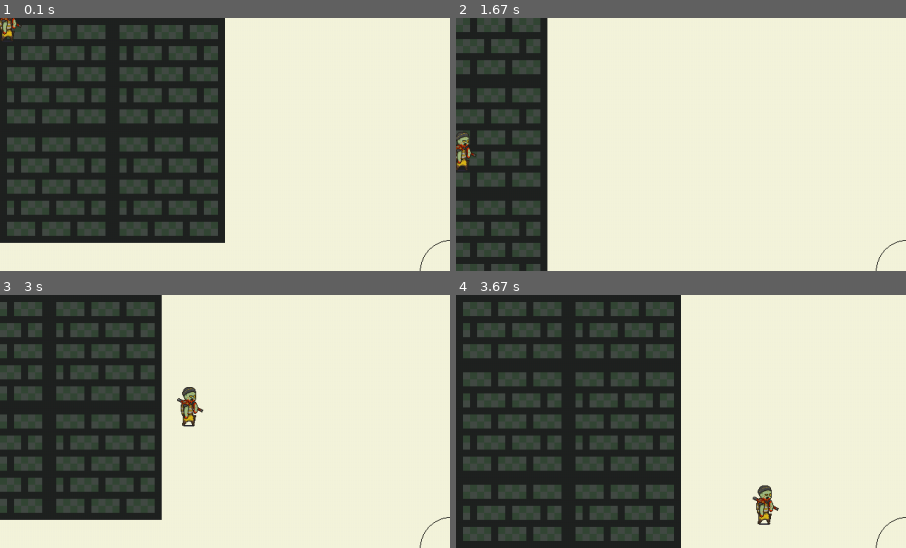
Above: before the commit, frames 1-4 (two rows, left to right).
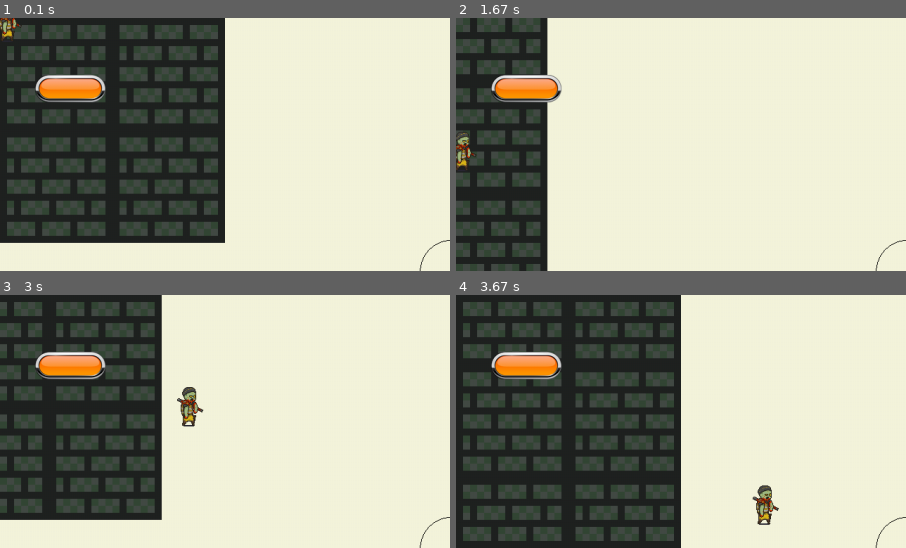
Above: after the commit, the same moments.

Repository: evelyn-keefner/portfolio
Game: pygame game, started from ch09/final/main.py
Two runs of this game, one before a commit and one after it. Both use one fixed random seed, a clock stepped at 60 frames per second and the inputs below.
Inputs (mouse positions are % of the whole screen's width and height, from its top left):
- Up to frame 1 (0.1 s): no input
- Up to frame 2 (1.67 s): press the mouse at (8, 14) at 0.37 s; move the mouse to (17, 32) at 0.47 s; release the mouse at (26, 51) at 0.6 s; hold D 0.67-1.13 s; hold W 1.17-1.47 s; hold D from 1.5 s (still down)
- Up to frame 3 (3 s): release D at 1.97 s; hold A 2-2.53 s; hold S 2.57-2.87 s; hold A from 2.9 s (still down)
- Up to frame 4 (3.67 s): release A at 3.3 s; hold W from 3.33 s (still down)
The pictures show only the part of the screen within x 0-50%, y 0-50%; the shares and areas given below are measured in that part.

The runs differ from the first frame. In frame 1, 1.5% of the frame differs, in the area x 7-24%, y 22-34%; in frame 2, 1.5%; in frame 3, 1.5%; in frame 4, 1.5%.

Commit message:
basic button class

Diff:
--- a/ch09/final/main.py
+++ b/ch09/final/main.py
@@ -3,16 +3,22 @@
 from src.player import Player
 from src.enemy import Enemy
 from src.camera import CameraGroup
+from src.button import Button
 
 def initialize_pygame():
     GAME_TITLE = "The Great Emu War"
     pygame.init()
+    pygame.font.init()
     pygame.event.pump() # keeps window responsive
     pygame.display.set_caption(GAME_TITLE)
+
+def test_function():
+    print("also ok!")
 
 def run_game():
     screen = pygame.display.set_mode() # sets window to default size of the monitor
     clock = pygame.time.Clock()
+    font = pygame.font.SysFont('arial', 36)
 
     window_x, window_y = screen.get_size()
     x = int(window_x / 2)
@@ -22,6 +28,7 @@
     camera_group = CameraGroup() # sprite group to handle all sprites every sprite must be added into this group
     player_group = pygame.sprite.Group()
     enemy_group = pygame.sprite.Group()
+    button_group = pygame.sprite.Group()
 
     main_player = Player(pos, camera_group)
     player_group.add(main_player)
@@ -29,6 +36,8 @@
     # REMOVE ME! KILL ME END MY SUFFERING
     test_enemy = Enemy((0, 0), camera_group)
     enemy_group.add(test_enemy)
+
+    test_button = Button((100, 100), test_function, button_group)
 
     while True:
         for event in pygame.event.get():
@@ -38,14 +47,14 @@
 
         screen.fill("beige") # fills screen to a set background color
 
-        # main_player.shoot()
-
         # update every group that contains a sprite
         enemy_group.update(main_player)
         player_group.update()
+        button_group.update()
 
         # camera group contains all sprites, handles all drawing including the ground, enemies and player
         camera_group.custom_draw(main_player)
+        button_group.draw(screen)
 
         # update() the display to put work onto screen
         pygame.display.update()
--- /dev/null
+++ b/ch09/final/src/button.py
@@ -0,0 +1,39 @@
+import pygame
+
+class Button(pygame.sprite.Sprite): # class inherits from the sprite class to be able to add it to a sprite group and use update() and draw()
+    def __init__(self, pos, function, group):
+        super().__init__(group) # adds player sprite into the camera_group sprite group calling the sprite constructor Sprite(self, group)
+        self.image = pygame.image.load('assets/placeholder_assets/small_button.png')
+        self.rect = self.image.get_rect(center = pos) # image_group needs an image and a rect in order to use it's built in functions draw() and update()
+        self.function = function
+        self.pressed = False
+
+    def mouse_click(self) -> bool:
+        return pygame.mouse.get_pressed(num_buttons=3)[0]
+
+    def input(self):
+        mouse_position = pygame.mouse.get_pos()
+        if self.rect.collidepoint(mouse_position):
+            if self.mouse_click():
+                if self.pressed:
+                    pass
+                else:
+                    print("test ok")
+                    self.function()
+                    self.pressed = True
+            else:
+                self.pressed = False
+        else:
+            self.pressed = False
+
+    '''
+    automatically called when the sprite group a button object is contained in has the .update() method called on it
+    '''
+    def update(self):
+        self.input()
+
+def main():
+    print("Wrong file: please run python3 main.py")
+
+if __name__ == '__main__':
+    main()
Not shown, changed: ch09/final/README.md
Binary file added: ch09/final/assets/placeholder_assets/button.png
Binary file added: ch09/final/assets/placeholder_assets/small_button.png
